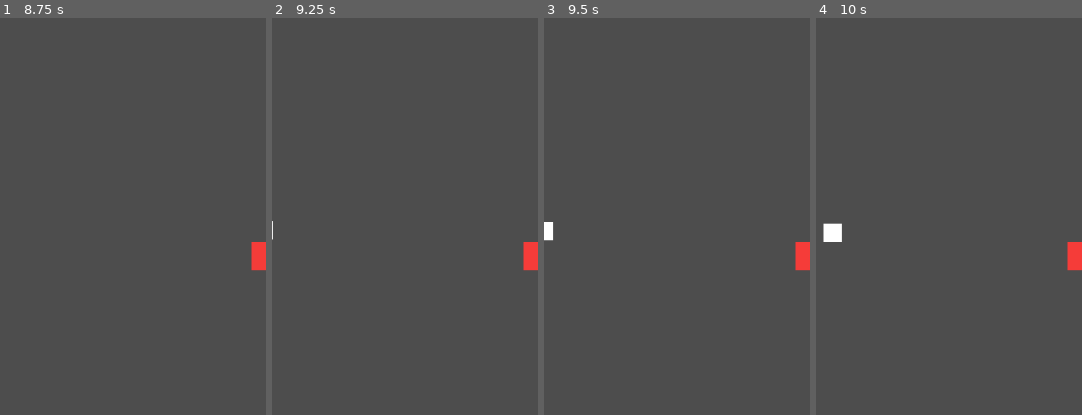
Above: before the commit, frames 1-4 (left to right).
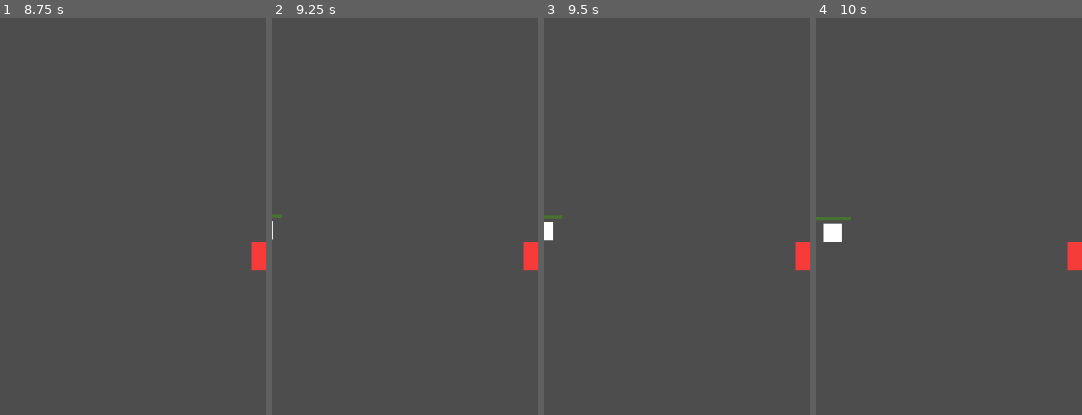
Above: after the commit, the same moments.

Repository: MauroCastro1705/mini_auto_battler
Game: Godot game, scene res://test/test-scene.tscn
The game is run twice, just before and just after one commit, with the same random seed, the same clock (stepped at 60 frames per second) and the same inputs. The project has no main scene, so this scene is started directly.
Inputs (mouse positions are % of the whole screen's width and height, from its top left):
- Up to frame 1 (8.75 s): click "aumentar atk range" at 0.5 s; click "aumentar atk speed" at 1.25 s; tap Enter at 2, 3.5, 5 s; move the mouse to (72, 45) at 2.02 s; hold Up (ui_up) 2.03-2.75 s; tap O at 2.1, 5.1, 8.1 s; click (72, 45) at 2.17 s; tap Space (ui_select) at 2.27, 2.75, 4.25, 5.27, 5.75, 8.27 s; drag from (30, 55) to (50, 39) at 2.77 s; move the mouse to (60, 28) at 3.52 s; hold Up (ui_up) 3.53-4.25 s; tap Shift at 3.6, 6.6 s; drag from (45, 70) to (20, 35) at 4.27 s; move the mouse to (80, 65) at 5.02 s; hold Down (ui_down) 5.03-5.75 s; drag from (20, 35) to (50, 39) at 5.77 s; move the mouse to (55, 50) at 6.52 s; hold Down (ui_down) 6.53-7.25 s; click (55, 50) at 6.67 s; drag from (35, 25) to (30, 55) at 7.27 s; move the mouse to (72, 45) at 8.02 s; hold Up (ui_up) from 8.03 s (still down)
- Up to frame 2 (9.25 s): release Up (ui_up) at 8.75 s; drag from (30, 55) to (50, 39) at 8.77 s
- Up to frame 3 (9.5 s): no input
- Up to frame 4 (10 s): move the mouse to (60, 28) at 9.52 s; hold Down (ui_down) from 9.53 s (still down); tap Shift at 9.6 s
The pictures show only the part of the screen within x 0-50%, y 9-59%; the shares and areas given below are measured in that part.

Frame 1 is identical in both runs. In frame 2, less than 0.1% of the frame differs, in the area x 0-4%, y 49-51%; in frame 3, less than 0.1%; in frame 4, 0.1%, in the area x 0-14%, y 50-51%.

Commit message:
Add enemy health bar and mob upgrade logic
Introduces a ProgressBar to display enemy health, with a new theme for life bars. Adds logic to upgrade enemy stats and visuals when a level condition is met, and connects enemy death to the upgrade mechanism.

Diff:
--- a/autoloads/Global.gd
+++ b/autoloads/Global.gd
@@ -20,3 +20,9 @@
 #enemigos
 var enemigo_speed:float = 40.0
 var enemigo_max_hp:float = 3.0
+var enemigo_level:int = 1
+
+func upgrade_mob():
+	enemigo_level += 1
+	enemigo_speed += 5.0
+	enemigo_max_hp = 6.0
--- a/enemies/enemigo_1.gd
+++ b/enemies/enemigo_1.gd
@@ -2,11 +2,12 @@
 # Parámetros de movimiento
 var speed
 var max_hp
-var hp:float = 3.0
+var hp
 var active = false
 var is_dead = false
 @onready var damage_numbers_origin: Node2D = $damage_numbers_origin
 @onready var sprite: ColorRect = $ColorRect
+@onready var progress_bar: ProgressBar = $ProgressBar
 
 #----------------------------
 #COMO MOSTRAR NUMEROS DE DAÑO
@@ -20,11 +21,13 @@
 	add_to_group("enemigos")
 	speed = Global.enemigo_speed
 	max_hp = Global.enemigo_max_hp
+	Global.enemy_killed.connect(check_upgrade_mob)
+	hp = max_hp
+	update_lifebar()
 
 func _process(_delta):
 	if not active:
 		return
-
 	if Global.player and is_instance_valid(Global.player):
 		var dir = (Global.player.global_position - global_position).normalized()
 		velocity = dir * speed
@@ -32,8 +35,9 @@
 
 
 func activate(pos: Vector2):
+	update_lifebar()
 	global_position = pos
-	hp = max_hp
+	hp = Global.enemigo_max_hp
 	is_dead = false
 	active = true
 	show()
@@ -53,9 +57,20 @@
 	if not active or is_dead:
 		return
 	hp -= amount
+	update_lifebar()
 	DamageNumbers.display_numbers(amount, damage_numbers_origin.global_position)
 	DamageNumbers.flash_sprite(sprite)
 	if hp <= 0:
 		is_dead = true
 		Global.emit_signal("enemy_killed")
 		deactivate()
+
+func update_lifebar():
+	progress_bar.value = hp
+	progress_bar.max_value = max_hp
+
+func check_upgrade_mob():
+	if Global.level == 2:
+		sprite.color = Color(0.2,0.2,0.2,1)
+		sprite.scale = Vector2(1.5, 1.5)
+		Global.upgrade_mob()
--- a/enemies/enemigo_1.tscn
+++ b/enemies/enemigo_1.tscn
@@ -1,6 +1,7 @@
-[gd_scene load_steps=3 format=3 uid="uid://oeppwgem6t1w"]
+[gd_scene load_steps=4 format=3 uid="uid://oeppwgem6t1w"]
 
 [ext_resource type="Script" uid="uid://g1060cslpaq" path="res://enemies/enemigo_1.gd" id="1_dg88b"]
+[ext_resource type="Theme" uid="uid://iw4d18rd20du" path="res://resources/life_bars.tres" id="2_6uey3"]
 
 [sub_resource type="CircleShape2D" id="CircleShape2D_dg88b"]
 radius = 14.0
@@ -20,3 +21,12 @@
 offset_bottom = 11.0
 
 [node name="damage_numbers_origin" type="Node2D" parent="."]
+
+[node name="ProgressBar" type="ProgressBar" parent="."]
+offset_left = -22.0
+offset_top = -19.0
+offset_right = 22.0
+offset_bottom = -15.0
+theme = ExtResource("2_6uey3")
+value = 50.0
+show_percentage = false
--- /dev/null
+++ b/resources/life_bars.tres
@@ -0,0 +1,11 @@
+[gd_resource type="Theme" load_steps=3 format=3 uid="uid://iw4d18rd20du"]
+
+[sub_resource type="StyleBoxFlat" id="StyleBoxFlat_dg88b"]
+bg_color = Color(0.0846899, 0.0846899, 0.0846899, 1)
+
+[sub_resource type="StyleBoxFlat" id="StyleBoxFlat_6uey3"]
+bg_color = Color(0.282645, 0.445347, 0.188241, 1)
+
+[resource]
+ProgressBar/styles/background = SubResource("StyleBoxFlat_dg88b")
+ProgressBar/styles/fill = SubResource("StyleBoxFlat_6uey3")
